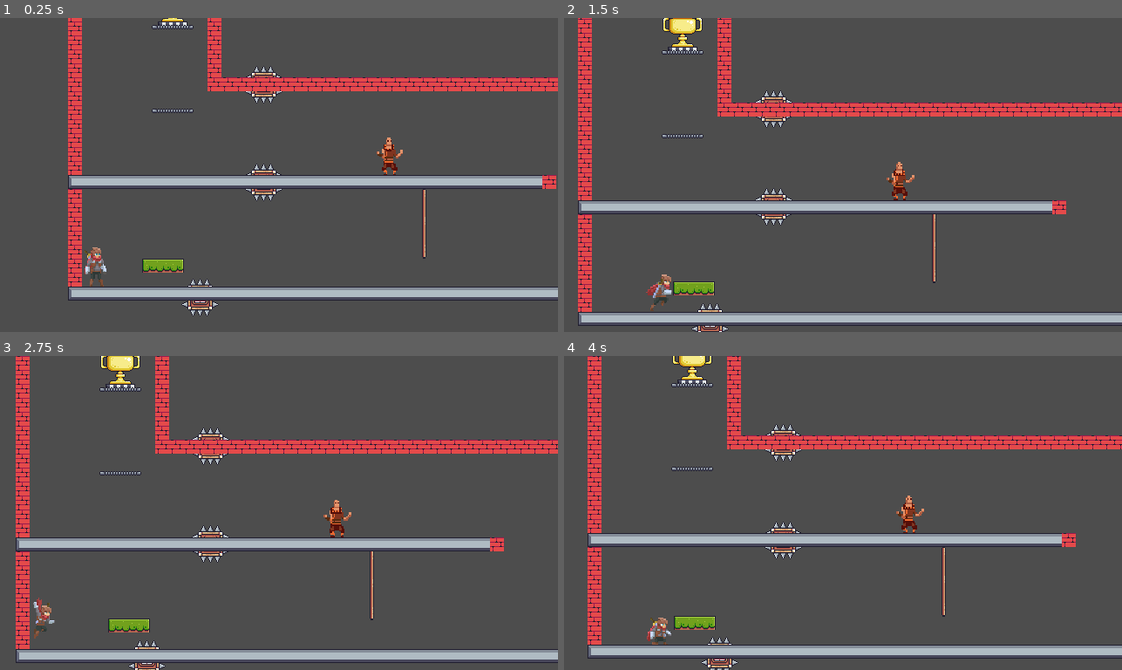
Above: before the commit, frames 1-4 (two rows, left to right).
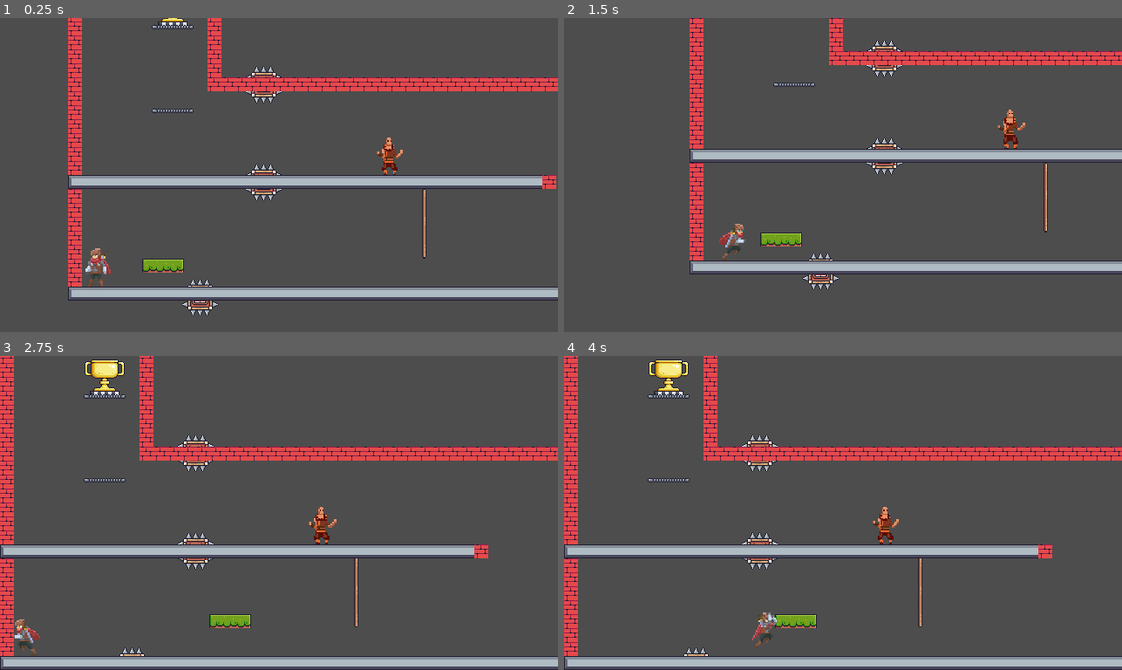
Above: after the commit, the same moments.

Repository: DeVelox/Niro
Game: Godot game, scene res://main.tscn
Two runs of this game, one before a commit and one after it. Both use one fixed random seed, a clock stepped at 60 frames per second and the inputs below.
Inputs:
- Up to frame 1 (0.25 s): no input
- Up to frame 2 (1.5 s): hold S (crouch) 0.53-1.28 s; hold D (right) from 0.53 s (still down); tap Space (dedicated_jump) at 0.77, 1.07 s; tap Shift (dash) at 0.8, 1.35 s
- Up to frame 3 (2.75 s): tap Space (dedicated_jump) at 1.52, 1.55, 1.82, 2.1 s; release D (right) at 2.03 s; hold A (left) from 2.03 s (still down); tap W (jump) at 2.3 s
- Up to frame 4 (4 s): release A (left) at 2.78 s; hold D (right) from 2.78 s (still down); tap W (jump) at 2.85 s; tap Space (dedicated_jump) at 3.02, 3.32, 3.77 s; tap S (crouch) at 3.05 s; hold S (crouch) from 3.53 s (still down); tap Shift (dash) at 3.8 s

The runs differ from the first frame. In frame 1, 0.2% of the frame differs, in the area x 15-20%, y 73-86%; in frame 2, 27%; in frame 3, 24%; in frame 4, 28%, in the area x 0-100%, y 0-100%.

Commit message:
new movement

Diff:
--- a/levels/chest/chest-1.tscn
+++ b/levels/chest/chest-1.tscn
@@ -10,7 +10,6 @@
 script = ExtResource("1_2l88x")
 
 [node name="Tilemap" parent="." instance=ExtResource("2_vdjtn")]
-position = Vector2(0, 360)
 layer_0/tile_data = PackedInt32Array(-1245163, 983040, 4, -1179627, 983040, 5, -1114091, 983040, 5)
 
 [node name="TextureRect" type="TextureRect" parent="."]
--- a/player/player.gd
+++ b/player/player.gd
@@ -1,15 +1,16 @@
 class_name Player extends CharacterBody2D
 
 const SPEED = 200.0
+const CROUCH_SPEED_MULTI = 0.6
 const AIR_SPEED_MULTI = 0.75
 const JUMP_VELOCITY = -290.0
 const DOUBLE_JUMP_MULTI = 0.95
-const DASH_LENGTH = 0.15
 const DASH_MULTI = 2.8
-const SLIDE_MULTI = 2.3
-const SLIDE_JUMP_MULTI = 2.2
+const SLIDE_MULTI = 1.6
+const SLIDE_JUMP_MULTI = 1
 const WALL_JUMP_MULTI = 2
 const FALL_CLAMP = 400.0
+const WALL_CLAMP_MULTI = 0.1
 const JUMP_APEX = 5
 const JUMP_APEX_MULTI = 0.1
 const VAR_JUMP_MULTI = 0.25
@@ -20,10 +21,7 @@
 # Get the gravity from the project settings to be synced with RigidBody nodes.
 var gravity: float = ProjectSettings.get_setting("physics/2d/default_gravity")
 var wall_hang_direction := 0
-var can_wall_hang := false
 var is_wall_hanging := false
-var is_wall_hanging_left := false
-var is_wall_hanging_right := false
 var is_crouching := false
 var is_climbing := false
 var is_dashing := false
@@ -42,6 +40,7 @@
 @onready var drop_check: RayCast2D = $DropCheck
 @onready var interact_check: RayCast2D = $InteractCheck
 @onready var dash_timer: Timer = $DashTimer
+@onready var slide_timer: Timer = $SlideTimer
 @onready var coyote_timer: Timer = $CoyoteTimer
 @onready var jump_buffer: Timer = $JumpBuffer
 @onready var double_tap: Timer = $DoubleTap
@@ -54,55 +53,209 @@
 
 
 func _physics_process(delta) -> void:
-	# Do not allow other movement while dashing
-	if is_dashing:
-		move_and_slide()
-		return
-
+	_new_physics(delta)
+
+func _new_physics(delta):
 	_state_checks()
-
 	_special_actions()
-
-	_special_movement()
-
-	_horizontal_movement()
-
-	_apply_gravity(delta)
-
-	_climbing()
-
+	if not is_dashing:
+		if is_on_floor():
+			if is_sliding:
+				_try_slide_jump()
+				_try_slide_move()
+			else:
+				if is_crouching:
+					_try_crouch_move()
+					_try_drop()
+					_try_stop_crouch()
+				else:
+					_try_move()
+					if not _try_crouch():
+						if not _try_jump():
+							_try_slide()
+
+		else:
+			if is_climbing:
+				if not _try_climb_jump():
+					_try_climb_move()
+			elif is_wall_hanging:
+				if not _try_wall_jump():
+					_try_wall_move()
+			elif is_sliding:
+				_try_coyote_slide_jump()
+			else:
+				_try_dash()
+				if not _try_coyote_jump():
+					_try_double_jump()
+				_try_air_move(delta)
 	_animation()
-
-	# Coyote timer has to execute before and after move_and_slide, maybe put in a wrapper?
-	if is_on_floor():
-		was_on_floor = true
-
 	move_and_slide()
-
 	if was_on_floor and not is_on_floor():
 		was_on_floor = false
 		coyote_timer.start()
 
+func _try_move() -> void:
+	var change_rate: float
+	motion = Input.get_axis("left", "right") * SPEED
+	if absf(velocity.x) > SPEED and motion:
+		change_rate = SPEED / 10
+	else:
+		change_rate = SPEED / 5
+	velocity.x = move_toward(velocity.x, motion, change_rate)
+
+func _try_air_move(delta) -> void:
+	var change_rate: float
+	motion = Input.get_axis("left", "right") * SPEED
+	if motion*velocity.x > 0 and absf(velocity.x) > SPEED:
+		change_rate = SPEED / 25
+	else:
+		change_rate = SPEED / 5
+	velocity.x = move_toward(velocity.x, motion, change_rate)
+	if velocity.y > FALL_CLAMP:
+		velocity.y = FALL_CLAMP
+	elif velocity.y > 0:
+		velocity.y += gravity * delta * 1.2
+	else:
+		velocity.y += gravity * delta
+
+func _try_crouch_move() -> void:
+	var change_rate: float
+	motion = Input.get_axis("left", "right") * SPEED * CROUCH_SPEED_MULTI
+	change_rate = SPEED / 5
+	velocity.x = move_toward(velocity.x, motion, change_rate)
+
+func _try_slide_move() -> void:
+	var change_rate: float
+	motion = Input.get_axis("left", "right") * SPEED * CROUCH_SPEED_MULTI
+	if motion*velocity.x < 0:
+		velocity.x = -motion
+		is_sliding = false
+
+func _try_climb_move() -> void:
+	motion = Input.get_axis("up", "down") * SPEED
+	velocity.y = motion
+
+func _try_wall_move() -> void:
+	motion = Input.get_axis("left", "right") * SPEED
+	if wall_hang_timer.is_stopped() and motion:
+		velocity.x = move_toward(velocity.x, motion, SPEED)
+		is_wall_hanging = false
+	velocity.y = FALL_CLAMP * WALL_CLAMP_MULTI
+
+func _try_jump() -> bool:
+	if Input.is_action_just_pressed("jump") or not jump_buffer.is_stopped():
+			velocity.y = JUMP_VELOCITY
+			is_jumping = true
+			return true
+	return false
+
+func _try_coyote_jump() -> bool:
+	if not coyote_timer.is_stopped():
+		if Input.is_action_just_pressed("jump") or not jump_buffer.is_stopped():
+				velocity.y = JUMP_VELOCITY
+				is_jumping = true
+				return true
+	return false
+
+func _try_slide_jump() -> bool:
+	if Input.is_action_just_pressed("jump"):
+		velocity.x *= SLIDE_JUMP_MULTI
+		velocity.y = JUMP_VELOCITY
+		is_jumping = true
+		is_sliding = false
+		return true
+	return false
+
+func _try_coyote_slide_jump() -> bool:
+	if Input.is_action_just_pressed("jump"):
+		if not coyote_timer.is_stopped():
+			velocity.x *= SLIDE_JUMP_MULTI
+			velocity.y = JUMP_VELOCITY
+			is_jumping = true
+			is_sliding = false
+			return true
+	return false
+
+func _try_wall_jump() -> bool:
+	if Input.is_action_just_pressed("jump"):
+		velocity.x = SPEED * WALL_JUMP_MULTI * -wall_hang_direction
+		velocity.y = JUMP_VELOCITY
+		wall_hang_timer.stop()
+		is_jumping = true
+		is_wall_hanging = false
+		return true
+	return false
+
+func _try_climb_jump() -> bool:
+	if Input.is_action_just_pressed("dedicated_jump"):
+		velocity.x = motion * WALL_JUMP_MULTI
+		velocity.y = JUMP_VELOCITY
+		is_climbing = false
+		return true
+	return false
+
+func _try_double_jump() -> bool:
+	if Input.is_action_just_pressed("jump") and has_double_jump:
+		velocity.y = JUMP_VELOCITY
+		is_double_jumping = true
+		return true
+	return false
+
+func _try_crouch() -> bool:
+	if Input.is_action_just_pressed("down"):
+		is_crouching = true
+		return true
+	return false
+
+func _try_drop() -> bool:
+	if Input.is_action_just_pressed("jump"):
+		position.y -= 1
+		return true
+	return false
+
+func _try_stop_crouch() -> bool:
+	if not Input.is_action_pressed("down"):
+		is_crouching = false
+		return true
+	return false
+
+func _try_dash() -> bool:
+	if Input.is_action_just_pressed("dash"):
+		motion = Input.get_axis("left", "right")
+		if motion and has_dash:
+			velocity.x = motion * DASH_MULTI
+			velocity.y = 0
+			is_dashing = true
+			has_dash = false
+			dash_timer.start()
+	return false
+
+func _try_slide() -> bool:
+	if Input.is_action_just_pressed("dash"):
+		velocity.x = motion * SLIDE_MULTI
+		is_sliding = true
+		slide_timer.start()
+		return true
+	return false
+
+func _try_wall_hang(direction) -> bool:
+	if not is_on_floor():
+		velocity.x = SPEED * direction
+		is_wall_hanging = true
+		wall_hang_direction = direction
+		has_checkpoint = true
+		return true
+	return false
+
 
 func _state_checks() -> void:
-	can_wall_hang = is_wall_hanging_left != is_wall_hanging_right
 	if is_on_floor():
+		was_on_floor = true
 		has_double_jump = true
 		has_dash = true
 		is_jumping = false
 		is_double_jumping = false
-	elif is_on_wall() and can_wall_hang and not is_wall_hanging:
-		wall_hang_direction = 1 if is_wall_hanging_right else -1
-		is_wall_hanging = true
-		wall_hang_timer.start()
-
-	if is_wall_hanging:
-		if not is_on_wall() or is_on_floor():
-			has_checkpoint = true
-			is_wall_hanging = false
-			wall_hang_timer.stop()
-		else:
-			velocity.y *= 0.8
+		is_wall_hanging = false
 
 	if is_crouching:
 		hitbox.shape.size = Vector2(32, 32)
@@ -114,179 +267,11 @@
 		hitbox.shape.size = Vector2(32, 44)
 		hitbox.position = Vector2(0, 3)
 
-
 func _special_actions() -> void:
 	_long_press("reset", try_recall)
 
 	if Input.is_action_just_pressed("interact"):
 		_try_interact()
-
-
-func _special_movement() -> void:
-	if Input.is_action_just_pressed("dash"):
-		_try_dash_and_slide()
-
-	if Input.is_action_just_pressed("jump"):
-		if is_on_floor() or not coyote_timer.is_stopped():
-			jump_buffer.start()
-		else:
-			_special_jump()
-		if not is_climbing and not jump_sound.playing:
-			jump_sound.play()
-	if not jump_buffer.is_stopped():
-		_try_jump()
-
-	_double_tap("crouch", _try_drop)
-
-	if Input.is_action_pressed("crouch"):
-		_try_crouch()
-	elif Input.is_action_just_released("crouch"):
-		_stop_crouch()
-
-	# Variable jump
-	if Input.is_action_just_released("jump") and velocity.y < 0.0:
-		if is_jumping:
-			velocity.y -= velocity.y * VAR_JUMP_MULTI
-
-
-func _horizontal_movement() -> void:
-	# Establish baseline horizontal movement
-	if wall_hang_timer.is_stopped():
-		if is_on_floor():
-			motion = Input.get_axis("left", "right") * SPEED
-		else:
-			motion = Input.get_axis("left", "right") * SPEED * AIR_SPEED_MULTI
-	else:
-		motion = 0
-
-	# Apply acceleration
-	if motion:
-		velocity.x = move_toward(velocity.x, motion, _accel())
-	else:
-		velocity.x = move_toward(velocity.x, 0, _decel())
-
-
-func _apply_gravity(delta) -> void:
-	if (is_jumping or is_double_jumping) and absf(velocity.y) < JUMP_APEX and not is_wall_hanging:
-		velocity.y += gravity * delta * JUMP_APEX_MULTI
-	if not is_on_floor():
-		if velocity.y > 0:
-			velocity.y += gravity * delta * 1.2
-		else:
-			velocity.y += gravity * delta
-
-	if velocity.y > FALL_CLAMP:
-		velocity.y = FALL_CLAMP
-
-
-func _climbing() -> void:
-	if is_climbing:
-		position.x = lock_x
-		velocity.y = Input.get_axis("up", "down") * SPEED
-	if is_climbing and Input.is_action_just_pressed("dedicated_jump"):
-		is_climbing = false
-		velocity.x = motion * WALL_JUMP_MULTI
-		velocity.y = JUMP_VELOCITY
-
-
-func _try_crouch() -> void:
-	is_crouching = true
-
-
-func _stop_crouch() -> void:
-	is_crouching = false
-
-
-func _try_jump() -> void:
-	if Input.is_action_pressed("crouch"):
-		_try_drop()
-	elif (is_on_floor() or not coyote_timer.is_stopped()) and not jump_buffer.is_stopped():
-		if is_sliding:
-			_stop_slide()
-			velocity.x = motion * SLIDE_JUMP_MULTI
-		velocity.y = JUMP_VELOCITY
-		is_jumping = true
-
-
-func _special_jump() -> void:
-	if is_wall_hanging:
-		# Apply a jump opposite of the wall hang
-		velocity.x = SPEED * WALL_JUMP_MULTI * -wall_hang_direction
-		velocity.y = JUMP_VELOCITY
-		is_jumping = true
-	elif has_double_jump and not is_climbing:
-		if is_sliding:
-			_stop_slide()
-		effects.play("double_jump")
-		has_double_jump = false
-		velocity.y = JUMP_VELOCITY * DOUBLE_JUMP_MULTI
-		is_double_jumping = true
-
-
-func _try_dash_and_slide() -> void:
-	if not motion:
-		return
-	if not is_sliding and is_on_floor():
-		velocity.x = motion * SLIDE_MULTI
-		is_sliding = true
-	elif has_dash and not is_on_floor():
-		dash_timer.wait_time = DASH_LENGTH
-		velocity.x = motion * DASH_MULTI
-		is_dashing = true
-		has_dash = false
-		dash_timer.start()
-		velocity.y = 0
-	else:
-		return
-
-
-func _stop_slide() -> void:
-	is_sliding = false
-
-
-func _try_drop() -> void:
-	if drop_check.is_colliding():
-		position.y += 1
-
-
-func _accel() -> float:
-	# For dash/slide, effectively behaves as deceleration
-	var accel: float
-	if is_on_floor():
-		if absf(velocity.x) > SPEED:
-			if is_sliding:
-				accel = SPEED / 20
-			else:
-				accel = SPEED / 10
-		# Mostly for walking, I think
-		else:
-			if is_sliding:
-				_stop_slide()
-			accel = SPEED / 5
-	# For floatier movement when falling / jumping
-	else:
-		if absf(velocity.x) > SPEED:
-			accel = SPEED / 20
-		else:
-			_stop_slide()
-			accel = SPEED / 15
-	return accel
-
-
-func _decel() -> float:
-	# Deceleration when direction keys are let go
-	var decel: float
-	if is_on_floor():
-		if absf(velocity.x) > SPEED:
-			decel = SPEED / 5
-		else:
-			if is_sliding:
-				_stop_slide()
-			decel = SPEED / 3
-	else:
-		decel = SPEED / 10
-	return decel
-
 
 func _animation() -> void:
 	# Sprite direction
@@ -416,21 +401,16 @@
 	velocity.x = motion
 	is_dashing = false
 
+func _on_slide_timer_timeout() -> void:
+	is_sliding = false
+
 
 func _on_area_2d_left_body_entered(_body) -> void:
-	is_wall_hanging_left = true
-
-
-func _on_area_2d_left_body_exited(_body) -> void:
-	is_wall_hanging_left = false
+	_try_wall_hang(-1)
 
 
 func _on_area_2d_right_body_entered(_body) -> void:
-	is_wall_hanging_right = true
-
-
-func _on_area_2d_right_body_exited(_body) -> void:
-	is_wall_hanging_right = false
+	_try_wall_hang(1)
 
 
 func _on_area_2d_collision_check_body_entered(_body) -> void:
@@ -441,7 +421,7 @@
 
 func _on_area_2d_climbing_area_entered(area) -> void:
 	if area.is_in_group("climbing"):
-		lock_x = position.x
+		velocity.x = 0
 		is_climbing = true
 
 
--- a/player/player.tscn
+++ b/player/player.tscn
@@ -270,6 +270,10 @@
 collide_with_areas = true
 
 [node name="DashTimer" type="Timer" parent="."]
+wait_time = 0.15
+one_shot = true
+
+[node name="SlideTimer" type="Timer" parent="."]
 one_shot = true
 
 [node name="CoyoteTimer" type="Timer" parent="."]
@@ -344,10 +348,9 @@
 animation = &"double_jump"
 
 [connection signal="timeout" from="DashTimer" to="." method="_on_dash_timer_timeout"]
+[connection signal="timeout" from="SlideTimer" to="." method="_on_slide_timer_timeout"]
 [connection signal="body_entered" from="Area2DLeft" to="." method="_on_area_2d_left_body_entered"]
-[connection signal="body_exited" from="Area2DLeft" to="." method="_on_area_2d_left_body_exited"]
 [connection signal="body_entered" from="Area2DRight" to="." method="_on_area_2d_right_body_entered"]
-[connection signal="body_exited" from="Area2DRight" to="." method="_on_area_2d_right_body_exited"]
 [connection signal="body_entered" from="Area2DCollisionCheck" to="." method="_on_area_2d_collision_check_body_entered"]
 [connection signal="area_entered" from="Area2DClimbing" to="." method="_on_area_2d_climbing_area_entered"]
 [connection signal="area_exited" from="Area2DClimbing" to="." method="_on_area_2d_climbing_area_exited"]
